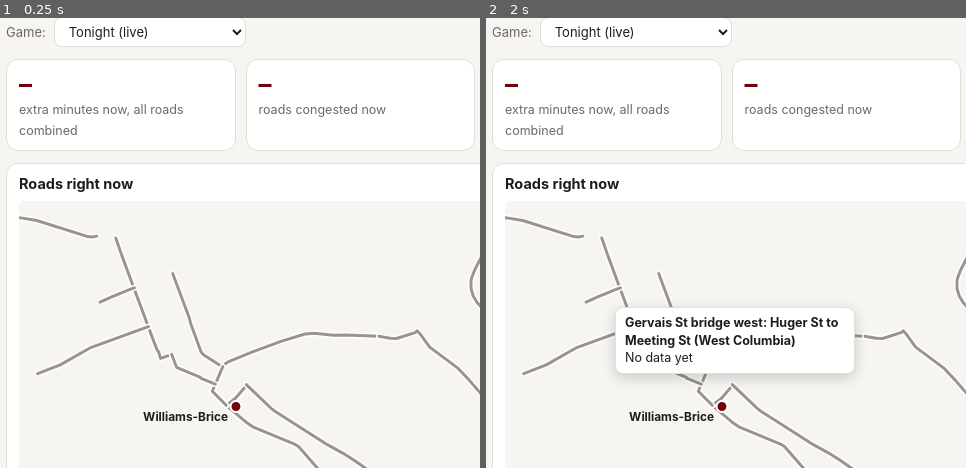
Above: before the commit, frames 1-2 (left to right).
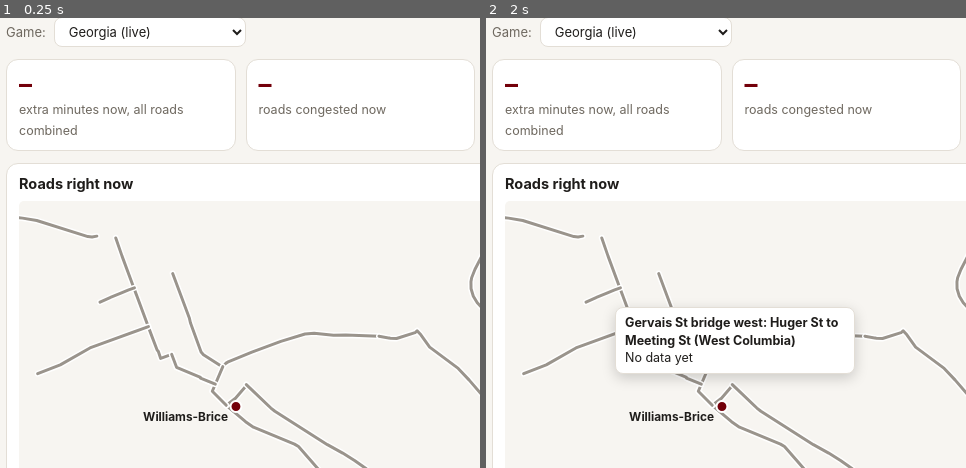
Above: after the commit, the same moments.

Repository: benjmauldin-blip/gameday-live
Game: browser game, page index.html
Two runs of this game, one before a commit and one after it. Both use one fixed random seed, a clock stepped at 60 frames per second and the inputs below.
Inputs (mouse positions are % of the whole screen's width and height, from its top left):
- Up to frame 1 (0.25 s): no input
- Up to frame 2 (2 s): move the mouse to (50, 62) at 1.07 s; click "Refresh" at 1.27 s; move the mouse to (30, 51) at 1.67 s; click (12, 43) at 1.87 s
The pictures show only the part of the screen within x 0-50%, y 12-62%; the shares and areas given below are measured in that part.

The runs differ from the first frame. In frame 1, 0.3% of the frame differs, in the area x 14-32%, y 1-5%; in frame 2, 0.3%.

Commit message:
Show game name in live option
Co-Authored-By: Claude Opus 5.5 <noreply@anthropic.com>
Claude-Session: https://claude.ai/code/session_013AmgcGuZtZsLcLZGkK4KZL

Diff:
--- a/data/live.json
+++ b/data/live.json
@@ -1 +1 @@
-{"status":"waiting","series":[],"roads":[]}
+{"status":"waiting","title":"Georgia","series":[],"roads":[]}
--- a/index.html
+++ b/index.html
@@ -75,7 +75,7 @@
   </div>
   <div class="status">
     <label for="game" class="sub">Game:</label>
-    <select id="game"><option value="live">Tonight (live)</option></select>
+    <select id="game"><option value="live">Live</option></select>
     <a id="report" class="btn" href="#" download hidden>Download After the Whistle report (PDF)</a>
   </div>
 
@@ -138,11 +138,11 @@
   out.push('data/live.json');
   return out;
 }
-let GAMES=[], CURRENT='live';
+let GAMES=[], CURRENT='live', LIVE_TITLE='Tonight';
 async function loadGames(){
   try{const r=await fetch('data/games.json?t='+Date.now(),{cache:'no-store'}); if(r.ok) GAMES=await r.json();}catch(e){}
   const sel=document.getElementById('game');
-  sel.innerHTML='<option value="live">Tonight (live)</option>'+GAMES.map(g=>{
+  sel.innerHTML=`<option value="live">${esc(LIVE_TITLE)} (live)</option>`+GAMES.map(g=>{
     const d=new Date(g.date+'T12:00:00').toLocaleDateString('en-US',{month:'short',day:'numeric',year:'numeric'});
     return `<option value="${esc(g.id)}">${esc(g.title)}, ${d}</option>`;}).join('');
   sel.value=CURRENT;
@@ -254,7 +254,9 @@
 }
 
 let DATA=null, AT=null;
-async function tick(){ DATA=await load(); AT=null; show(); }
+async function tick(){ DATA=await load(); AT=null;
+  if(CURRENT==='live'&&DATA&&DATA.title){LIVE_TITLE=DATA.title; const o=document.querySelector('#game option[value="live"]'); if(o) o.textContent=LIVE_TITLE+' (live)';}
+  show(); }
 function show(){
   const sl=document.getElementById('slider'), box=document.getElementById('replay');
   if(!DATA||!DATA.series||!DATA.series.length||CURRENT==='live'){box.hidden=true; render(DATA); return;}
